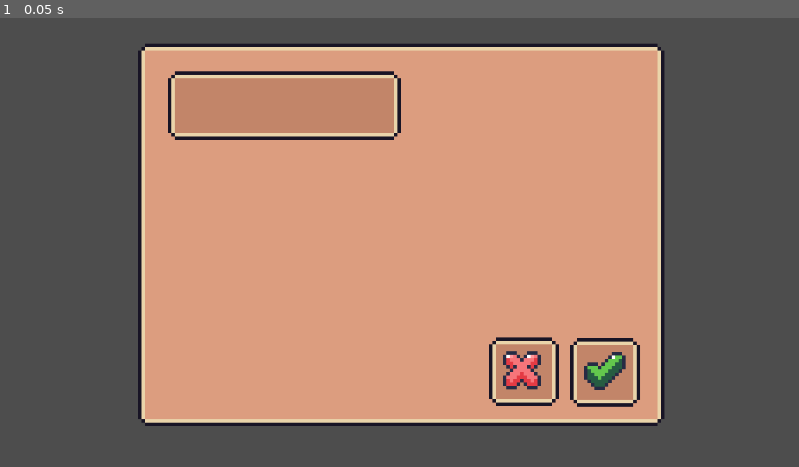
Above: before the commit, frame 1.
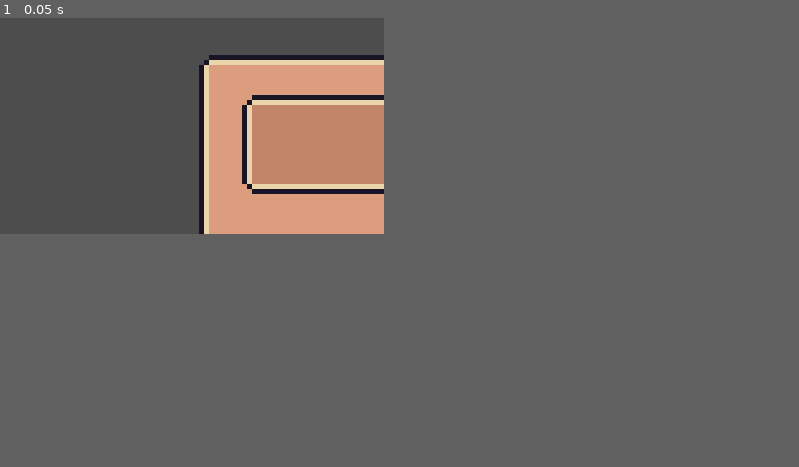
Above: after the commit, the same moment.

Repository: Mikihero/cozy-cat-resort
Game: Godot game, scene res://Scenes/examples/rects.tscn
The game is run twice, just before and just after one commit, with the same random seed, the same clock (stepped at 60 frames per second) and the same inputs.
Inputs:
- Up to frame 1 (0.05 s): no input
The window is 799x449 before the commit and 384x216 after it. Grey fills any space a smaller window leaves; there, only what the larger window draws over its background counts as a difference.

The runs differ from the first frame. In frame 1, 49% of the frame differs, in the area x 0-100%, y 0-100%.

Commit message:
partial coin ui done

Diff:
--- /dev/null
+++ b/Scenes/gacha coin conversion_final.tscn
@@ -0,0 +1,133 @@
+[gd_scene load_steps=7 format=3 uid="uid://cn0sjrrdd23m4"]
+
+[ext_resource type="Texture2D" uid="uid://d2pt3shydhe8b" path="res://Assets/ui/simple-background.png" id="1_wmlle"]
+[ext_resource type="Texture2D" uid="uid://chhlpceoabnbi" path="res://Assets/ui/coin-holder-background.png" id="2_iisca"]
+[ext_resource type="Texture2D" uid="uid://ccmfadiha73j8" path="res://Assets/ui/coin-holder-foreground.png" id="3_jrejq"]
+[ext_resource type="Texture2D" uid="uid://ctrijwaomomj2" path="res://Assets/ui/coins/silver-coin.png" id="4_iisca"]
+[ext_resource type="Texture2D" uid="uid://dhjp6el51wqh6" path="res://Assets/ui/coins/golden-coin.png" id="5_10b1h"]
+[ext_resource type="Texture2D" uid="uid://dcitos7xyk562" path="res://Assets/ui/coins/platinum-coin.png" id="6_1rwxw"]
+
+[node name="Control" type="Control"]
+layout_mode = 3
+anchors_preset = 15
+anchor_right = 1.0
+anchor_bottom = 1.0
+grow_horizontal = 2
+grow_vertical = 2
+
+[node name="simpleBackground" type="NinePatchRect" parent="."]
+layout_mode = 1
+anchors_preset = 15
+anchor_right = 1.0
+anchor_bottom = 1.0
+grow_horizontal = 2
+grow_vertical = 2
+texture = ExtResource("1_wmlle")
+region_rect = Rect2(0, 0, 21, 21)
+patch_margin_left = 2
+patch_margin_top = 2
+patch_margin_right = 2
+patch_margin_bottom = 2
+
+[node name="full layout" type="VBoxContainer" parent="."]
+layout_mode = 1
+anchors_preset = 15
+anchor_right = 1.0
+anchor_bottom = 1.0
+grow_horizontal = 2
+grow_vertical = 2
+
+[node name="coin display" type="HBoxContainer" parent="full layout"]
+layout_mode = 2
+size_flags_horizontal = 4
+
+[node name="display node" type="Control" parent="full layout/coin display"]
+layout_mode = 2
+
+[node name="background" type="Control" parent="full layout/coin display/display node"]
+anchors_preset = 0
+
+[node name="NinePatchRect" type="NinePatchRect" parent="full layout/coin display/display node/background"]
+custom_minimum_size = Vector2(162, 22)
+layout_mode = 1
+anchors_preset = 5
+anchor_left = 0.5
+anchor_right = 0.5
+offset_left = -162.0
+offset_top = 1.0
+offset_right = 162.0
+offset_bottom = 45.0
+grow_horizontal = 2
+texture = ExtResource("2_iisca")
+
+[node name="foreground" type="Control" parent="full layout/coin display/display node"]
+anchors_preset = 0
+
+[node name="NinePatchRect" type="NinePatchRect" parent="full layout/coin display/display node/foreground"]
+custom_minimum_size = Vector2(162, 22)
+layout_mode = 1
+anchors_preset = 5
+anchor_left = 0.5
+anchor_right = 0.5
+offset_left = -162.0
+offset_right = 162.0
+offset_bottom = 44.0
+grow_horizontal = 2
+texture = ExtResource("3_jrejq")
+
+[node name="silver coin sprite" type="TextureRect" parent="full layout/coin display/display node"]
+layout_mode = 0
+offset_left = -138.0
+offset_top = 10.0
+offset_right = -116.0
+offset_bottom = 32.0
+texture = ExtResource("4_iisca")
+
+[node name="golden coin sprite" type="TextureRect" parent="full layout/coin display/display node"]
+layout_mode = 0
+offset_left = -40.0
+offset_top = 10.0
+offset_right = -18.0
+offset_bottom = 32.0
+texture = ExtResource("5_10b1h")
+
+[node name="diamond coin sprite" type="TextureRect" parent="full layout/coin display/display node"]
+layout_mode = 0
+offset_left = 58.0
+offset_top = 10.0
+offset_right = 80.0
+offset_bottom = 32.0
+texture = ExtResource("6_1rwxw")
+
+[node name="silver coin amount" type="RichTextLabel" parent="full layout/coin display/display node"]
+layout_mode = 0
+offset_left = -107.0
+offset_top = 6.0
+offset_right = -57.0
+offset_bottom = 32.0
+theme_override_font_sizes/normal_font_size = 32
+text = "100"
+horizontal_alignment = 1
+vertical_alignment = 1
+
+[node name="gold coin amount" type="RichTextLabel" parent="full layout/coin display/display node"]
+layout_mode = 0
+offset_left = -9.0
+offset_top = 6.0
+offset_right = 41.0
+offset_bottom = 32.0
+theme_override_font_sizes/normal_font_size = 32
+text = "100"
+horizontal_alignment = 1
+vertical_alignment = 1
+
+[node name="diamond coint amount" type="RichTextLabel" parent="full layout/coin display/display node"]
+layout_mode = 0
+offset_left = 89.0
+offset_top = 6.0
+offset_right = 139.0
+offset_bottom = 32.0
+theme_override_font_sizes/normal_font_size = 32
+text = "100"
+horizontal_alignment = 1
+vertical_alignment = 1
--- a/project.godot
+++ b/project.godot
@@ -19,9 +19,14 @@
 
 Globals="*res://Scripts/globals.gd"
 
+[display]
+
+window/size/viewport_width=384
+window/size/viewport_height=216
+
 [gui]
 
-theme/custom_font="uid://bshut8qxqe6ct"
+theme/custom_font="uid://godib3f4j271"
 
 [rendering]
 
Not shown, added: Assets/ui/coin-holder-background.png.import
Not shown, added: Assets/ui/coin-holder-foreground.png.import
Not shown, added: Assets/ui/coins/golden-coin-anim.png.import
Not shown, added: Assets/ui/coins/golden-coin.png.import
Not shown, added: Assets/ui/coins/platinum-coin-anim.png.import
Not shown, added: Assets/ui/coins/platinum-coin.png.import
Not shown, added: Assets/ui/coins/silver-coin-anim.png.import
Not shown, added: Assets/ui/coins/silver-coin.png.import
Not shown, changed: fonts/m5x7.ttf.import
